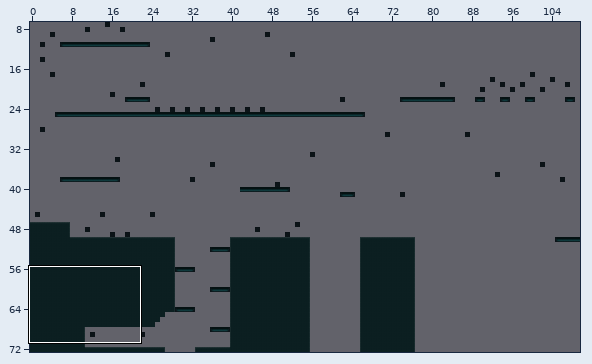
Tiled map (JSON): tilemaps/backgroundFinal.json. Above, an overview of the earlier version with the close-up marked.
Close-up. Earlier state:
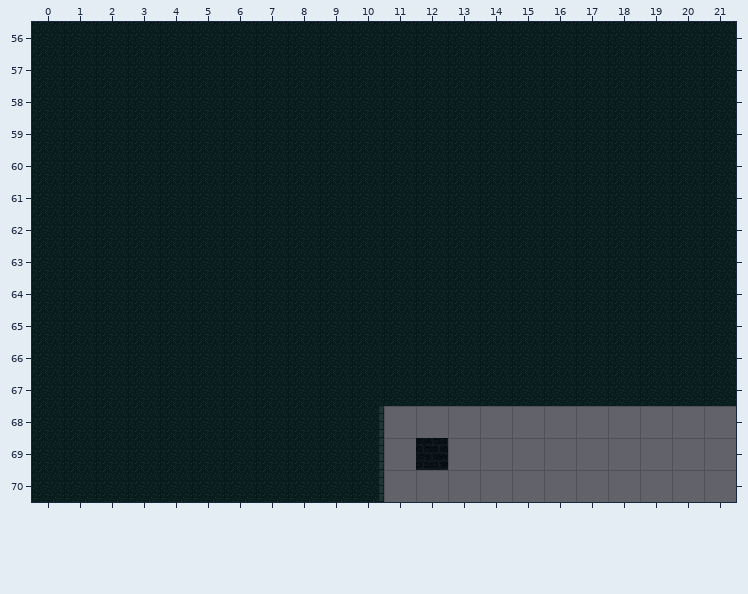
Cells are 32x32 px. Shown: x 0..21, y 56..70. The commit also changed other parts of the map, which this record leaves out.
After:
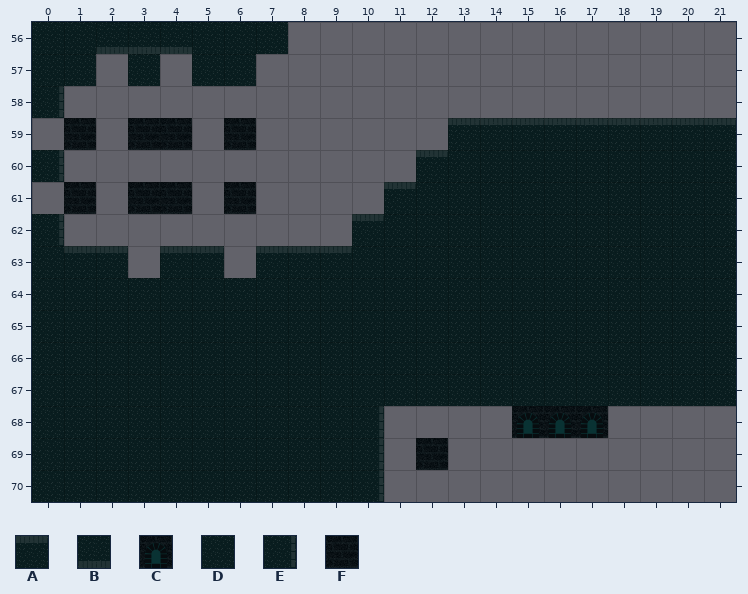
Key: from "bgSpriteSheet": A 1, B 1 turned 180, C 4, D 9, E 10, F 24.
_ is an empty cell.
What changed:
Layer "Tile Layer 1":
y 56: x 2..4 DDD -> BBB; x 8..21 DDDDDDDDDDDDDD -> ______________
y 57: x 2 D -> _; x 4 D -> _; x 7..21 DDDDDDDDDDDDDDD -> _______________
y 58: x 0..21 DDDDDDDDDDDDDDDDDDDDDD -> E_____________________
y 59: x 0..21 DDDDDDDDDDDDDDDDDDDDDD -> _F_FF_F______AAAAAAAAA
y 60: x 0..12 DDDDDDDDDDDDD -> E___________A
y 61: x 0..11 DDDDDDDDDDDD -> _F_FF_F____A
y 62: x 0..10 DDDDDDDDDDD -> E_________A
y 63: x 1..9 DDDDDDDDD -> AA_AA_AAA
y 68: x 15..17 ___ -> CCC
Pixel boxes of the changes (left, top, right, bottom) in both close-ups:
changed: (32, 22, 736, 278)
added: (512, 406, 608, 438)
